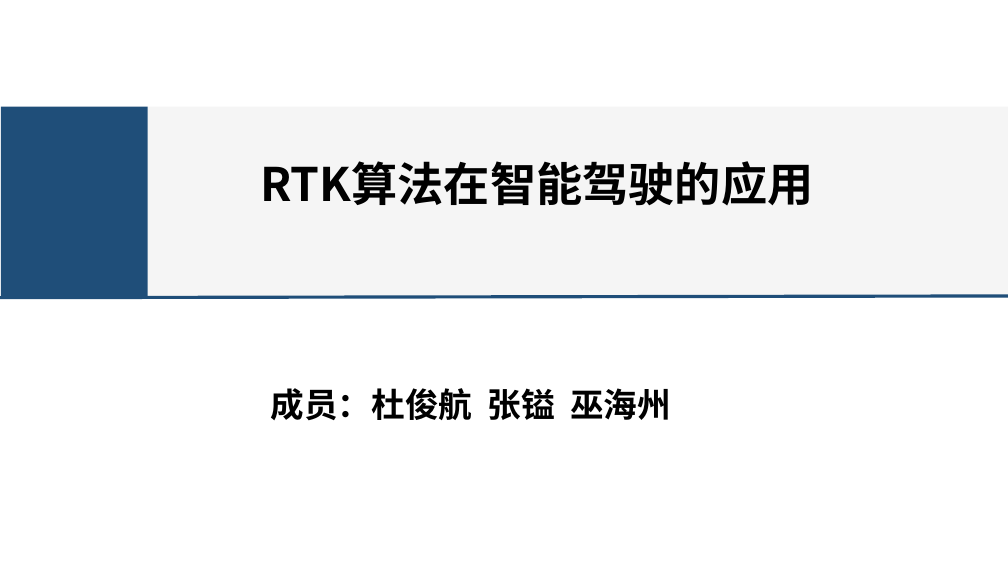
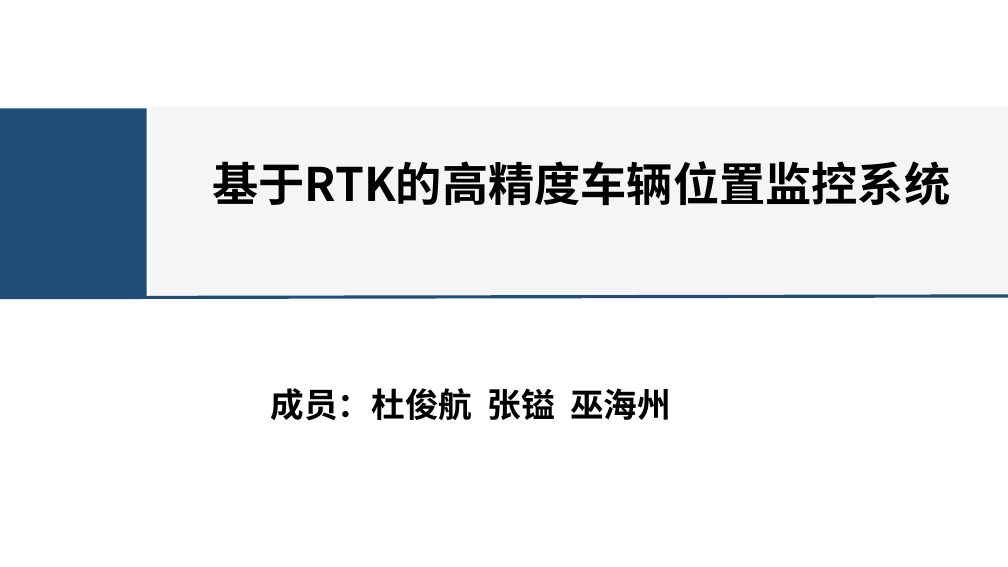
Before and after one commit to kashima19960/ppt-summary, a slide deck: slide 1 of du/RTK-Du.pptx. Drawn at 1008x567 pixels with LibreOffice and Linux fonts; fonts in the diff are those of the drawing. Boxes give left, top, right and bottom in pixels: in the first picture for what was removed or moved away, otherwise in the second. Text is boxed around its words. In the diff, an @@ line names an element or a change of style, - is before the commit and + after.

```diff
--- a/du/RTK-Du.pptx
+++ b/du/RTK-Du.pptx
@@ text at bbox=[212, 161, 950, 206]: text changed @@
-RTK算法在智能驾驶的应用
+基于RTK的高精度车辆位置监控系统
```
Also in this commit, not shown: 8 other slides changed, 2 slides added, 1 slide removed, 1 other file.
